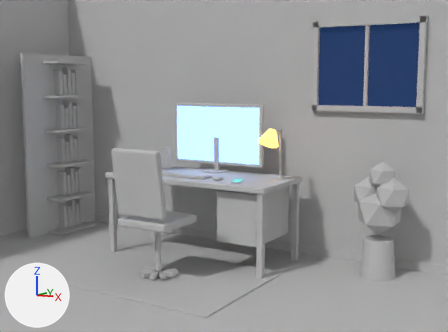
The Blender file blender/sala.blend: old version first, new version second.
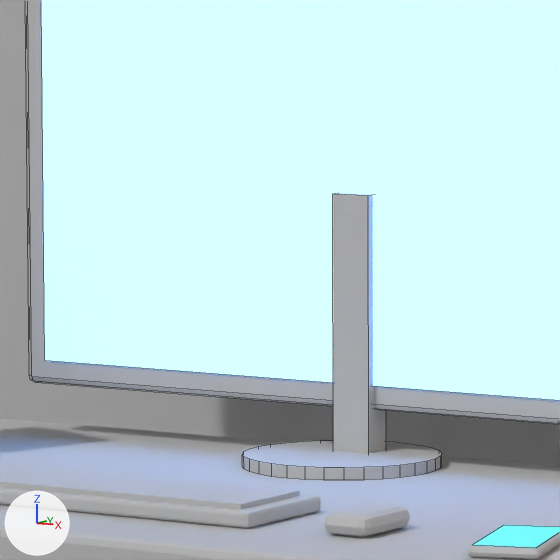
Each version appears first from a 50 mm camera at (3.157, -3.681, 1.606) aimed at (0.074, 1.324, 0.82), and next in a close-up on the part from 38% to 54% of the width and 34% to 55% of the height. Lighting does not change. The marker at lower left points along +X, +Y and +Z. The first two pictures are the older version. The close-ups show mesh edges as thin lines.

In view in the first close-up: 'acessorios', 'celular', 'celular_tela', 'mesa', 'monitor', 'monitor_tela', 'paredes'.
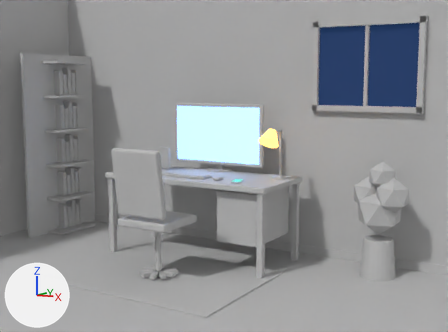
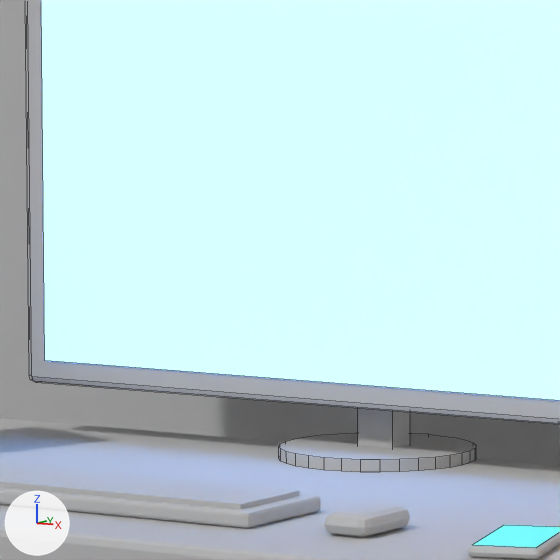
Edits to the bpy script that builds the scene:
```text
Change me_cubo_018:
    used by ob_monitor; location = (0.0, 1.33, 1.12)
    remove me_cubo_018.from_pydata(...)  # 128 vertices, 94 faces; spans x -0.49..0.49, y -0.17..0.07, z -0.355..0.29
    add me_cubo_018.from_pydata(...)  # 128 vertices, 94 faces; spans x -0.49..0.49, y -0.09..0.15, z -0.355..0.29
    me_cubo_018 part 1: the loose piece of 64 vertices spanning x -0.12..0.12, y -0.17..0.07, z -0.355..-0.34 is moved by (0.0, 0.08, 0.0)
    me_cubo_018 part 2: the loose piece of 8 vertices spanning x -0.025..0.025, y -0.03..0.01, z -0.35..-0.03 is moved by (0.0, 0.055, 0.0)
```

What differs and where, as boxes (x1, y1, x2, y2) in the close-ups (560 x 560 px; the box of a moved part takes in the faces that stretch with it):
'monitor', reshaped: before (25, 0, 560, 480); after (25, 0, 560, 472)
part 1 of me_cubo_018, moved or reshaped: before (242, 440, 442, 480); after (279, 433, 476, 472)
part 2 of me_cubo_018, moved or reshaped: before (333, 193, 386, 453); after (358, 408, 410, 448)
